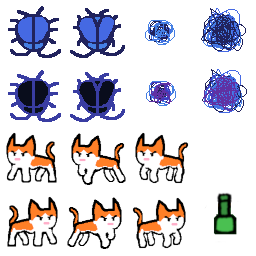
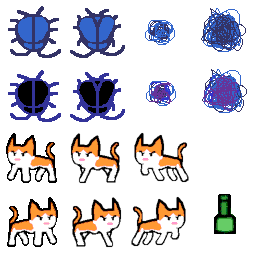
Layers edited between the first and the second 256px x 256px image:
hid "Transformation #5", painted on it over [135, 132, 189, 184]
hid "Transformation #3", painted on it over [132, 197, 186, 249]
hid "Transformation #4", painted on it over [71, 133, 189, 185]
added layer "Pasted Layer #12" above "Pasted Layer #11" over [134, 132, 189, 183]
added layer "Pasted Layer #11" above "Pasted Layer #9" over [70, 133, 120, 184]
added layer "Pasted Layer #9" above "Pasted Layer #8" over [72, 197, 122, 248]
added layer "Pasted Layer #8" above "Transformation #2" over [131, 196, 186, 247]
hid "Transformation #2", painted on it over [67, 197, 122, 249]
painted on "Transformation #6" over [6, 132, 57, 183]
painted on "Transformation #1" over [7, 196, 58, 247]
painted on "inputImage.png" over [8, 6, 247, 243]
